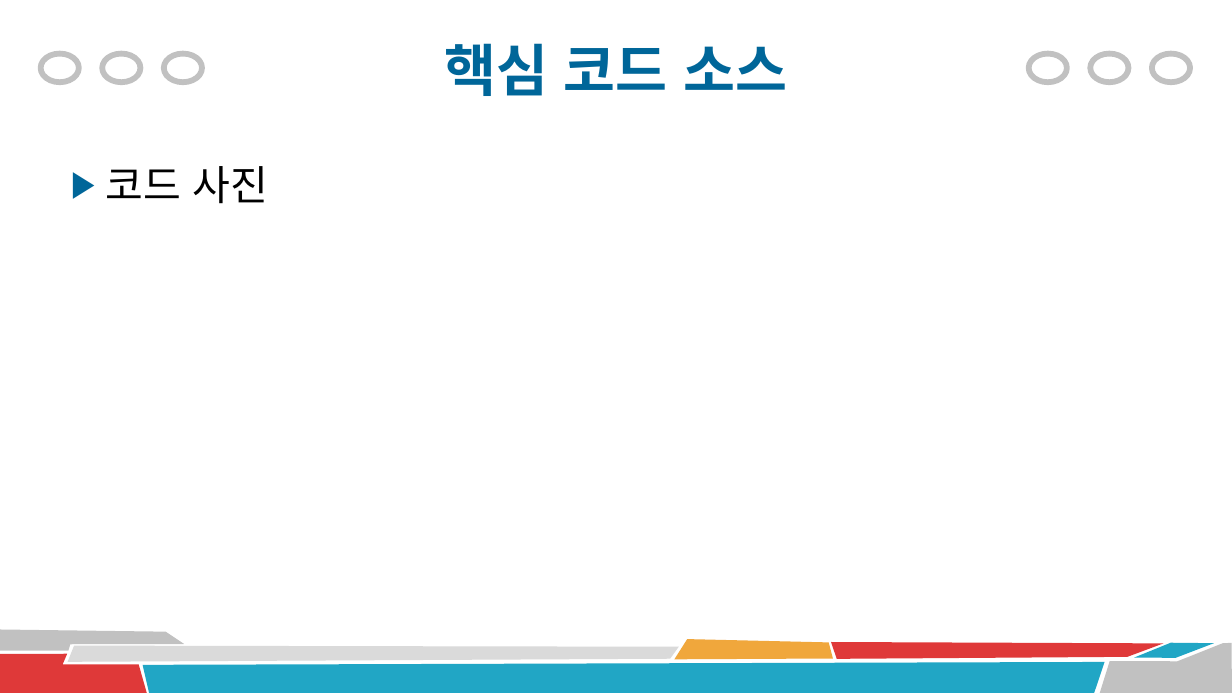
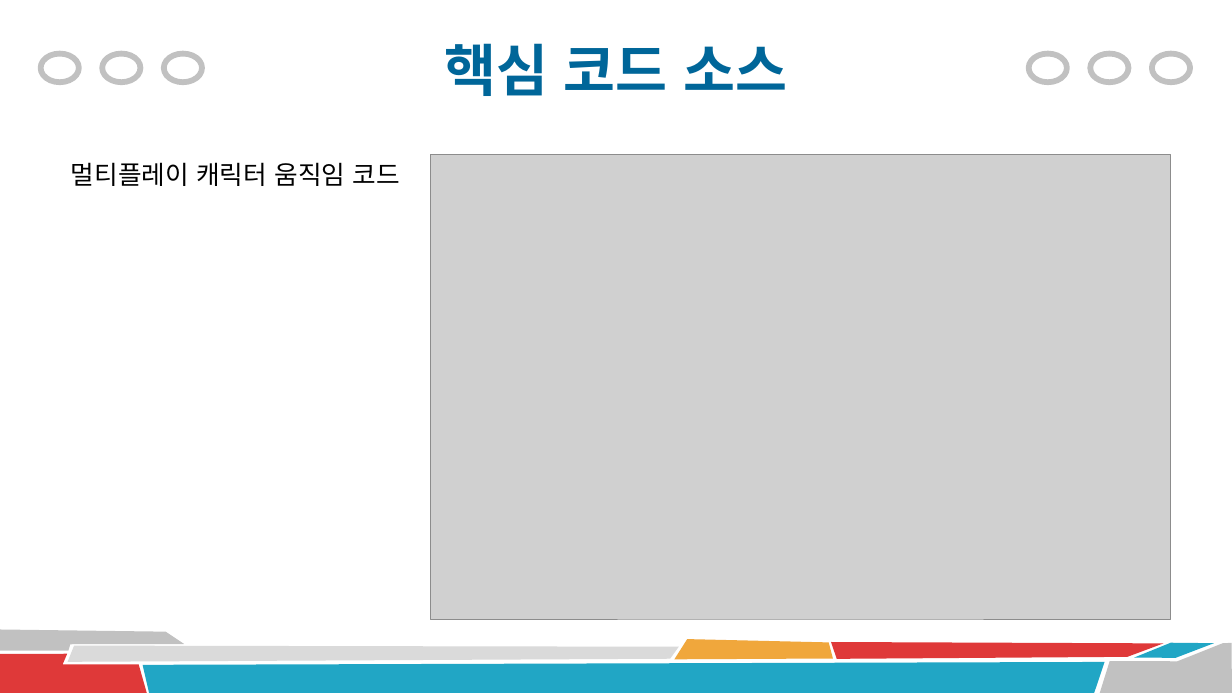
Before and after one commit to xogml01074/Final-Project, a slide deck: slide 8 of 최종 프로젝트(좀비 서바이벌).pptx. Drawn at 1232x693 pixels with LibreOffice and Linux fonts; fonts in the diff are those of the drawing; grey boxes stand for pictures. Boxes give left, top, right and bottom in pixels: in the first picture for what was removed or moved away, otherwise in the second. Text is boxed around its words. In the diff, an @@ line names an element or a change of style, - is before the commit and + after.

```diff
--- a/최종 프로젝트(좀비 서바이벌).pptx
+++ b/최종 프로젝트(좀비 서바이벌).pptx
@@ text at (x1=71, y1=162, x2=400, y2=186): text changed; size 32 to 20 pt @@
-▶ 코드 사진
+멀티플레이 캐릭터 움직임 코드
@@ picture added at (x1=431, y1=154, x2=1171, y2=619) @@
```
Also in this commit, not shown: 5 other slides changed, 2 slides added, 1 slide removed, 5 other files.
